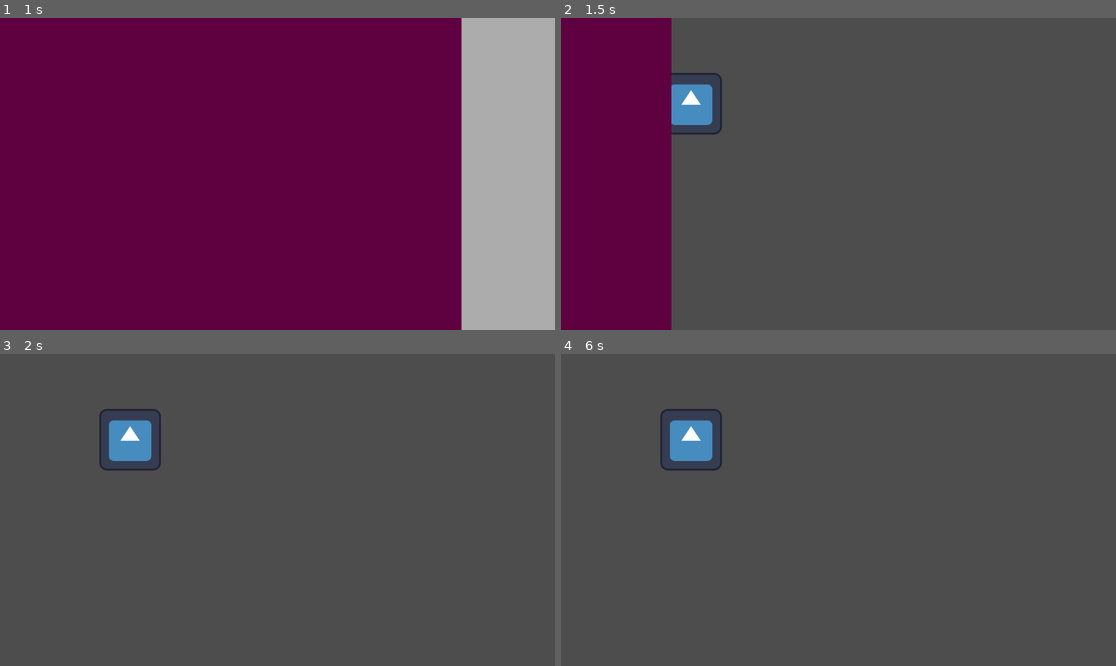
Above: before the commit, frames 1-4 (two rows, left to right).
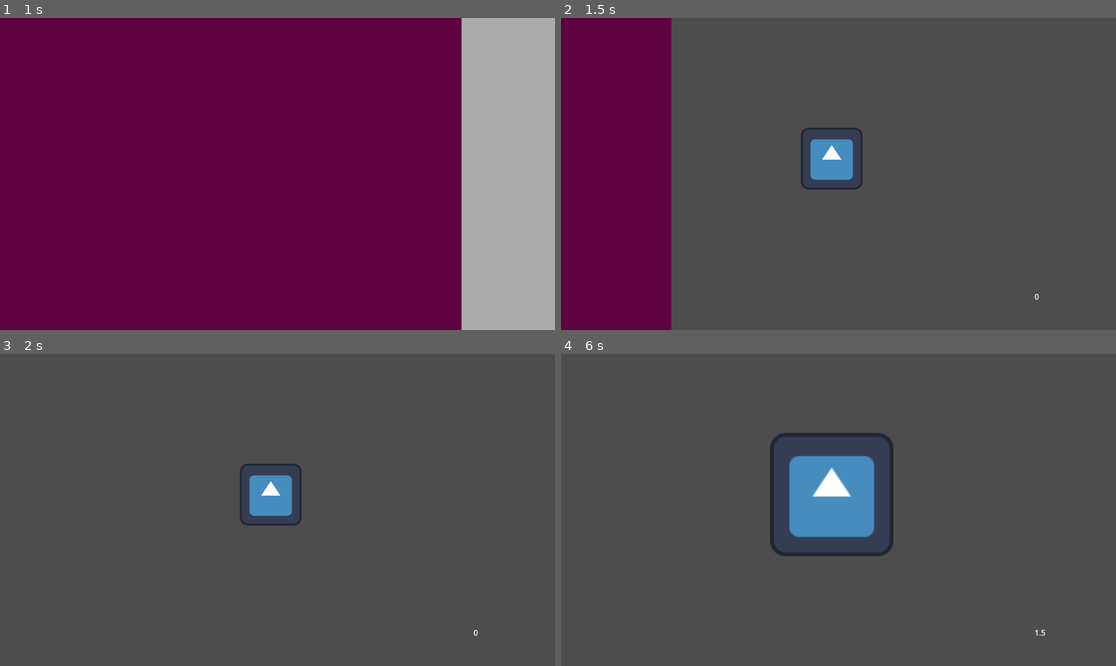
Above: after the commit, the same moments.

Repository: karasikrus/cozy-spring-jam-2024
Game: Godot game, scene res://scenes/menu/main_menu.tscn
Same seed, same stepped clock (60 frames per second), same inputs: the game is played once before the commit and once after it. The engine's default icon, where the game draws it, is replaced by a stand-in: a white triangle on a blue panel in a dark square.
Inputs (mouse positions are in pixels of both pictures, inside the frame that each line leads up to):
- Up to frame 1 (1 s): click "Play" at 0.5 s
- Up to frame 2 (1.5 s): move the mouse to (960, 158) at 1.27 s; click (960, 158) at 1.35 s
- Up to frame 3 (2 s): no input
- Up to frame 4 (6 s): tap Enter at 2, 3.5, 5 s; move the mouse to (727, 525) at 2.02 s; click (727, 525) at 2.1 s; tap Space at 2.75, 4.25, 5.75 s; move the mouse to (894, 441) at 2.77 s; click (894, 441) at 2.85 s; move the mouse to (810, 572) at 3.52 s; click (810, 572) at 3.6 s; move the mouse to (1005, 556) at 4.27 s; click (1005, 556) at 4.35 s; move the mouse to (672, 463) at 5.02 s; click (672, 463) at 5.1 s; move the mouse to (866, 510) at 5.77 s; click (866, 510) at 5.85 s

Frame 1 is identical in both runs. In frame 2, 2.4% of the frame differs, in the area x 19-87%, y 17-91%; in frame 3, 2.6%; in frame 4, 6.4%, in the area x 17-88%, y 17-91%.

Commit message:
[+] Add base click and score functionality

Diff:
--- a/project.godot
+++ b/project.godot
@@ -18,6 +18,15 @@
 [autoload]
 
 SceneTransition="*res://scenes/autoload/scene_transition.tscn"
+HoneyManager="*res://scenes/autoload/honey_manager.gd"
+
+[input]
+
+Click={
+"deadzone": 0.5,
+"events": [Object(InputEventMouseButton,"resource_local_to_scene":false,"resource_name":"","device":-1,"window_id":0,"alt_pressed":false,"shift_pressed":false,"ctrl_pressed":false,"meta_pressed":false,"button_mask":0,"position":Vector2(0, 0),"global_position":Vector2(0, 0),"factor":1.0,"button_index":1,"canceled":false,"pressed":false,"double_click":false,"script":null)
+]
+}
 
 [rendering]
 
--- /dev/null
+++ b/scenes/autoload/honey_manager.gd
@@ -0,0 +1,21 @@
+extends Node
+
+var current_honey : float = 0.0
+var passive_income : float = 0.0
+var click_base_modifier : float = 1.5
+
+# worker number on tick
+# price and income
+# price: base * size_modifier
+
+func click():
+	current_honey += 1.0 * click_base_modifier
+
+# Called when the node enters the scene tree for the first time.
+func _ready():
+	pass # Replace with function body.
+
+
+# Called every frame. 'delta' is the elapsed time since the previous frame.
+func _process(delta):
+	pass
--- /dev/null
+++ b/scenes/bee/bee.gd
@@ -0,0 +1,26 @@
+extends Node2D
+class_name Bee
+
+var is_mouse_inside : bool = false
+@onready var area_2d : Area2D = $Sprite2D/Area2D as Area2D
+@onready var audio_stream_player : AudioStreamPlayer = $AudioStreamPlayer as AudioStreamPlayer
+
+# Called when the node enters the scene tree for the first time.
+func _ready():
+	area_2d.mouse_entered.connect(on_mouse_entered)
+	area_2d.mouse_exited.connect(on_mouse_exited)
+
+# Called every frame. 'delta' is the elapsed time since the previous frame.
+func _process(delta):
+	if Input.is_action_just_pressed("Click") and is_mouse_inside:
+		HoneyManager.click()
+		audio_stream_player.play()
+		print("Click")
+
+func on_mouse_entered() -> void :
+	is_mouse_inside = true
+	$Sprite2D.scale = Vector2(2.0, 2.0)
+
+func on_mouse_exited() -> void :
+	is_mouse_inside = false
+	$Sprite2D.scale = Vector2(1.0, 1.0)
--- /dev/null
+++ b/scenes/bee/bee.tscn
@@ -0,0 +1,23 @@
+[gd_scene load_steps=5 format=3 uid="uid://bb7j2lqtjtg2h"]
+
+[ext_resource type="Script" path="res://scenes/bee/bee.gd" id="1_g5nf7"]
+[ext_resource type="Texture2D" uid="uid://bgu4lnsafosmc" path="res://icon.svg" id="1_xohrf"]
+[ext_resource type="AudioStream" uid="uid://fi1umnyflp4g" path="res://scenes/bee/CozyJam.wav" id="3_pjslc"]
+
+[sub_resource type="CircleShape2D" id="CircleShape2D_m6k4s"]
+radius = 85.0235
+
+[node name="Bee" type="Node2D"]
+script = ExtResource("1_g5nf7")
+
+[node name="Sprite2D" type="Sprite2D" parent="."]
+position = Vector2(0, -1)
+texture = ExtResource("1_xohrf")
+
+[node name="Area2D" type="Area2D" parent="Sprite2D"]
+
+[node name="CollisionShape2D" type="CollisionShape2D" parent="Sprite2D/Area2D"]
+shape = SubResource("CircleShape2D_m6k4s")
+
+[node name="AudioStreamPlayer" type="AudioStreamPlayer" parent="."]
+stream = ExtResource("3_pjslc")
--- /dev/null
+++ b/scenes/honey_score/honey_score.gd
@@ -0,0 +1,11 @@
+extends Control
+
+
+# Called when the node enters the scene tree for the first time.
+func _ready():
+	pass # Replace with function body.
+
+
+# Called every frame. 'delta' is the elapsed time since the previous frame.
+func _process(delta):
+	%Score.text = str(HoneyManager.current_honey)
--- /dev/null
+++ b/scenes/honey_score/honey_score.tscn
@@ -0,0 +1,22 @@
+[gd_scene load_steps=2 format=3 uid="uid://bo4vb0kd6ssbi"]
+
+[ext_resource type="Script" path="res://scenes/honey_score/honey_score.gd" id="1_4gkes"]
+
+[node name="HoneyScore" type="Control"]
+layout_mode = 3
+anchors_preset = 15
+anchor_right = 1.0
+anchor_bottom = 1.0
+grow_horizontal = 2
+grow_vertical = 2
+script = ExtResource("1_4gkes")
+
+[node name="Score" type="RichTextLabel" parent="."]
+unique_name_in_owner = true
+layout_mode = 0
+offset_right = 40.0
+offset_bottom = 40.0
+text = "12"
+fit_content = true
+scroll_active = false
+autowrap_mode = 0
--- a/scenes/main/main.tscn
+++ b/scenes/main/main.tscn
@@ -1,9 +1,15 @@
-[gd_scene load_steps=2 format=3 uid="uid://bl7kmv1cyrida"]
+[gd_scene load_steps=3 format=3 uid="uid://bl7kmv1cyrida"]
 
-[ext_resource type="Texture2D" uid="uid://bgu4lnsafosmc" path="res://icon.svg" id="1_pe6fa"]
+[ext_resource type="PackedScene" uid="uid://bb7j2lqtjtg2h" path="res://scenes/bee/bee.tscn" id="1_nprhd"]
+[ext_resource type="PackedScene" uid="uid://bo4vb0kd6ssbi" path="res://scenes/honey_score/honey_score.tscn" id="2_pv3ry"]
 
 [node name="Main" type="Node2D"]
 
-[node name="Sprite2D" type="Sprite2D" parent="."]
-position = Vector2(270, 178)
-texture = ExtResource("1_pe6fa")
+[node name="Bee" parent="." instance=ExtResource("1_nprhd")]
+position = Vector2(562, 293)
+
+[node name="HoneyScore" parent="." instance=ExtResource("2_pv3ry")]
+offset_left = 983.0
+offset_top = 567.0
+offset_right = 983.0
+offset_bottom = 567.0
Not shown, added: scenes/bee/CozyJam.wav.import
Not shown, added: scenes/main/CozyJam.wav.import
Not shown, added: scenes/bee/CozyJam.wav
Not shown, added: scenes/main/CozyJam.wav
